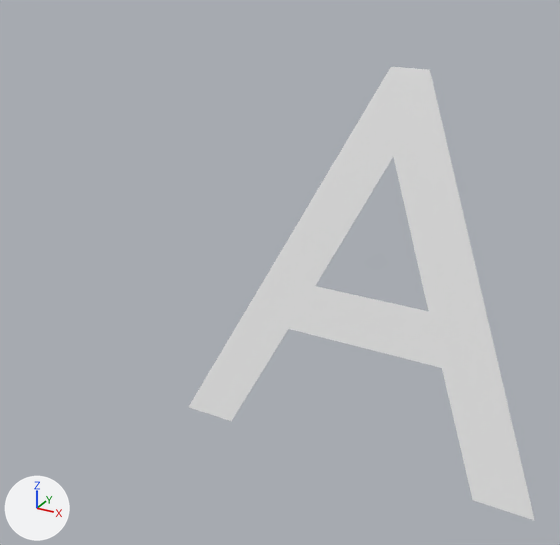
Two versions of the Blender file assets/alphabet/A.blend, one commit apart.
One viewpoint serves both versions: a 50 mm lens placed at (0.781, -1.046, 0.856), pointed at (0.146, 0.109, 0.278). The lights are fixed; the arrows at lower left show +X, +Y and +Z.

Before the edit, the objects in view are built like this:
```python
me_mesh = bpy.data.meshes.new('Mesh')
me_mesh.from_pydata(...)  # 11 vertices, 11 faces; spans x 0.0..0.667, y 0.0..0.686, z 0.0
ob_text = bpy.data.objects.new('Text', me_mesh)
ob_text.location = (0.0, 0.0, 0.0)
ob_text.rotation_euler = (1.222, 0.0, 0.0)  # degrees (70, 0, 0)
```
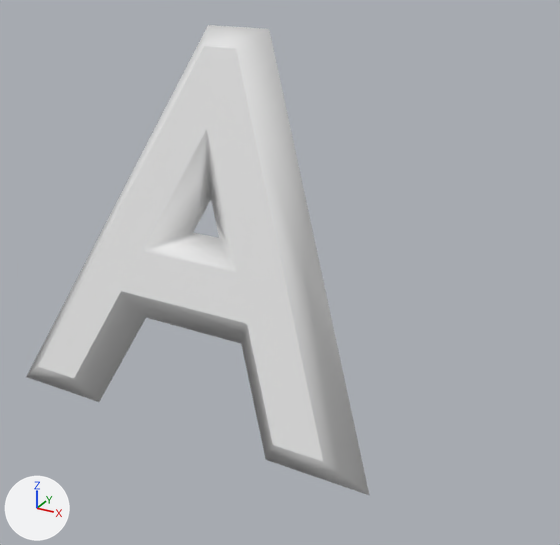
Boxes [x1, y1, x2, y2] around the edits, measured in the pictures (560 x 545 px):
'Text', reshaped, moved
    before: [189, 67, 535, 521]
    after: [26, 25, 369, 495]

The edits, one by one:
Text 'Text' (txt_text) is new.
Its body is 'A'.
Its bevel resolution is 0.
Its bevel depth is 0.05.
Object 'Text' (ob_text) now shows txt_text instead of me_mesh.
Object 'Text' (ob_text) moves from (0.0, 0.0, 0.0) to (-0.35, 0.0, 0.0).
